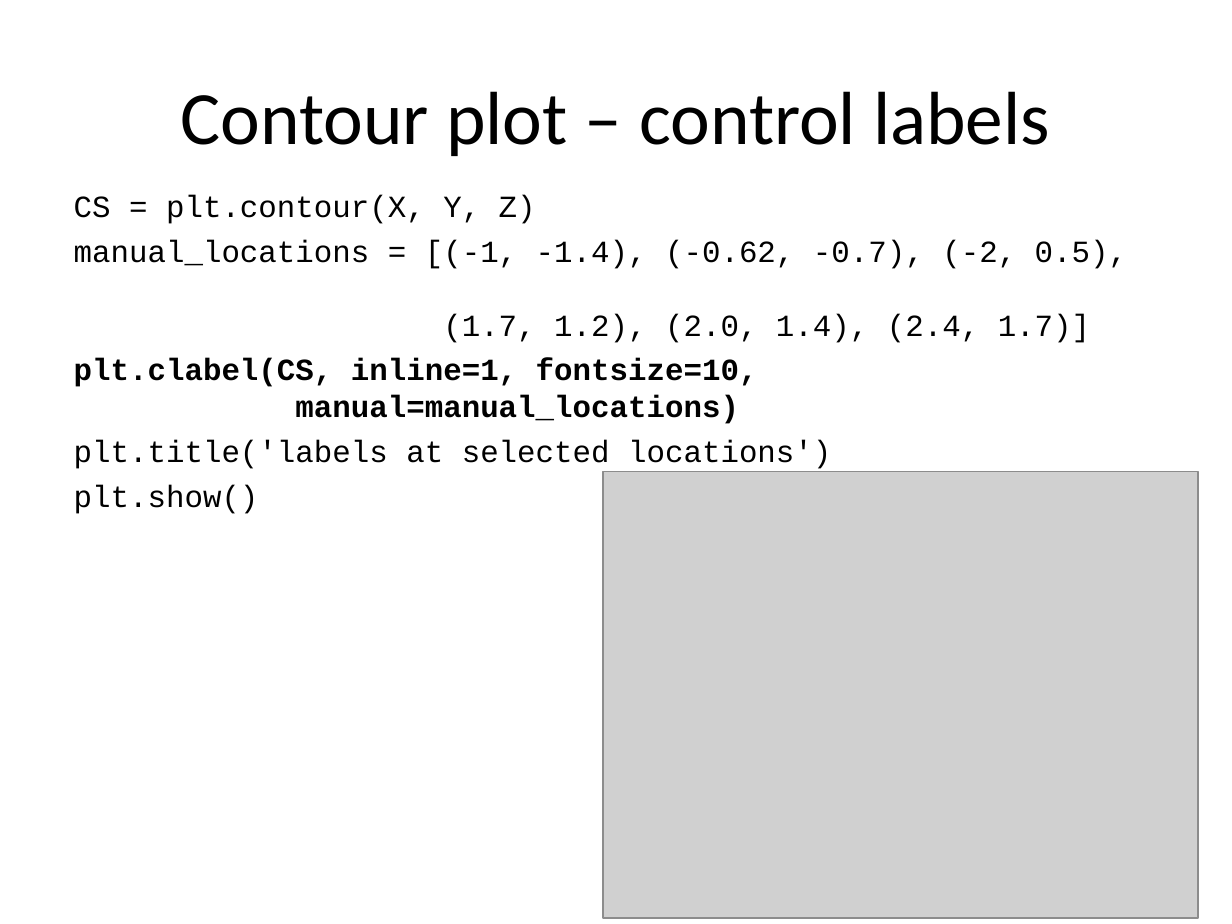
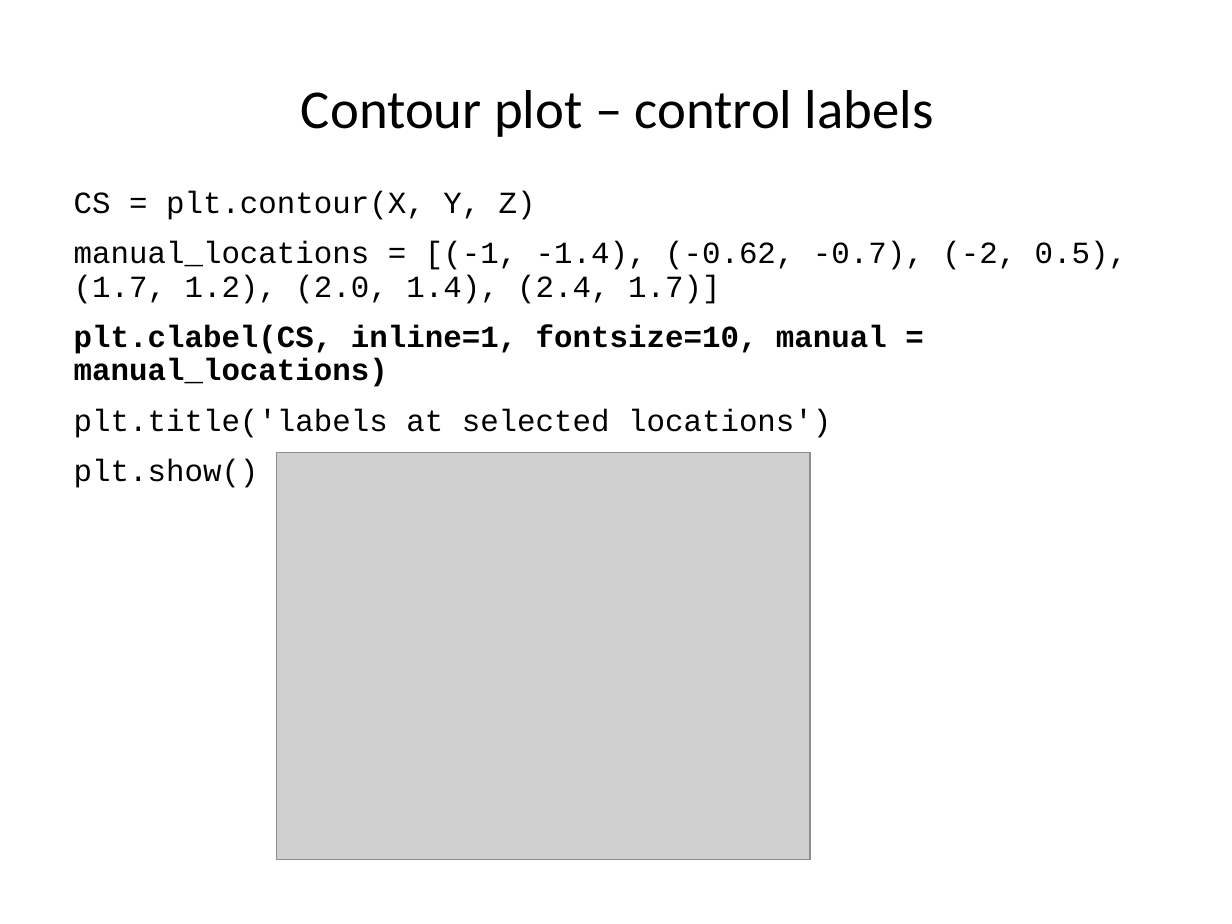
Before and after one commit to ncasuk/ncas-isc, a slide deck: slide 25 of python/presentations/visualisation/matplotlib_and_basemap.ppt (slide 27 before the commit). Drawn at 1232x924 pixels with LibreOffice and Linux fonts; fonts in the diff are those of the drawing; grey boxes stand for pictures; background and template pictures are left out. Boxes give left, top, right and bottom in pixels: in the first picture for what was removed or moved away, otherwise in the second. Text is boxed around its words. In the diff, an @@ line names an element or a change of style, - is before the commit and + after.

```diff
--- a/python/presentations/visualisation/matplotlib_and_basemap.ppt
+++ b/python/presentations/visualisation/matplotlib_and_basemap.ppt
@@ title "Contour plot – control labels": place and size @@
-title "Contour plot – control labels" at (181,91,1050,156)
+title "Contour plot – control labels" at (301,90,934,137)
@@ title "Contour plot – control labels" at (301,90,934,137): size 44 to 32 pt; line spacing 1 to 0.9 @@
@@ text at (74,191,1127,488): line spacing 1 to 0.9; more space between paragraphs @@
@@ text at (74,325,887,387): text changed @@
-plt.clabel(CS, inline=1, fontsize=10,
-manual=manual_locations)
+plt.clabel(CS, inline=1, fontsize=10, manual = manual_locations)
@@ picture: place and size @@
-picture at (604,472,1199,918)
+picture at (276,452,809,860)
```
Also in this commit, not shown: 38 other slides changed, 2 slides removed, 3 other files.
